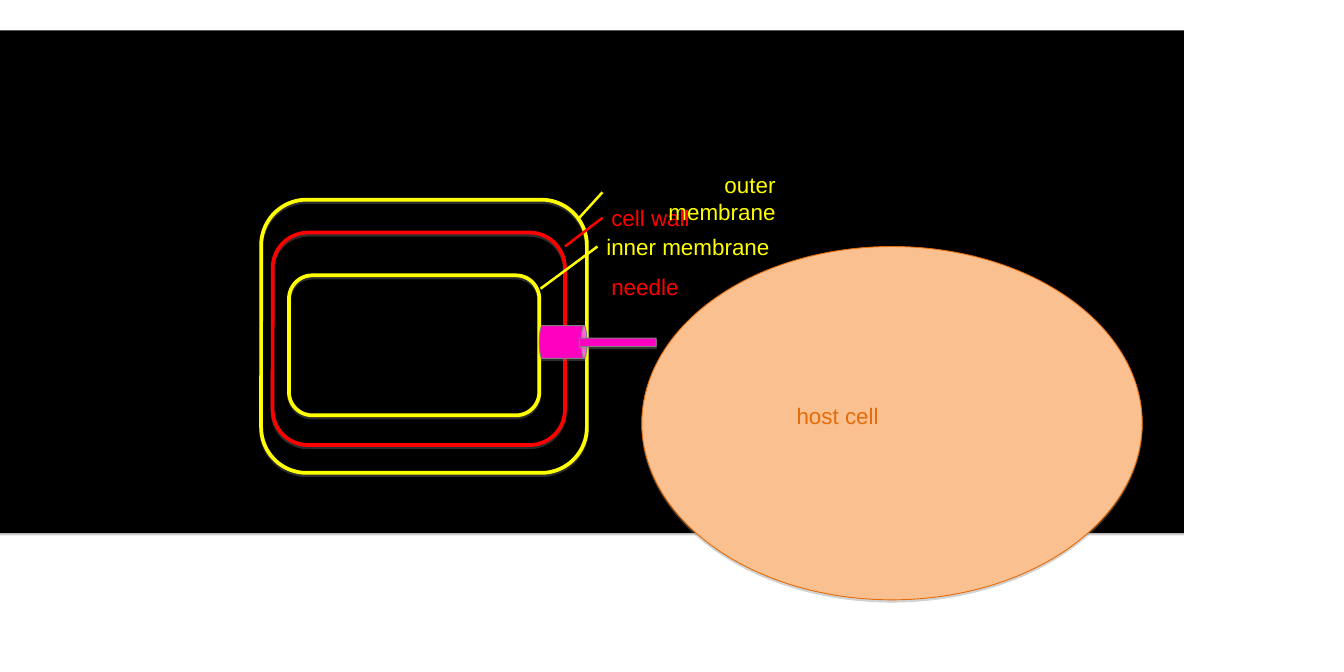
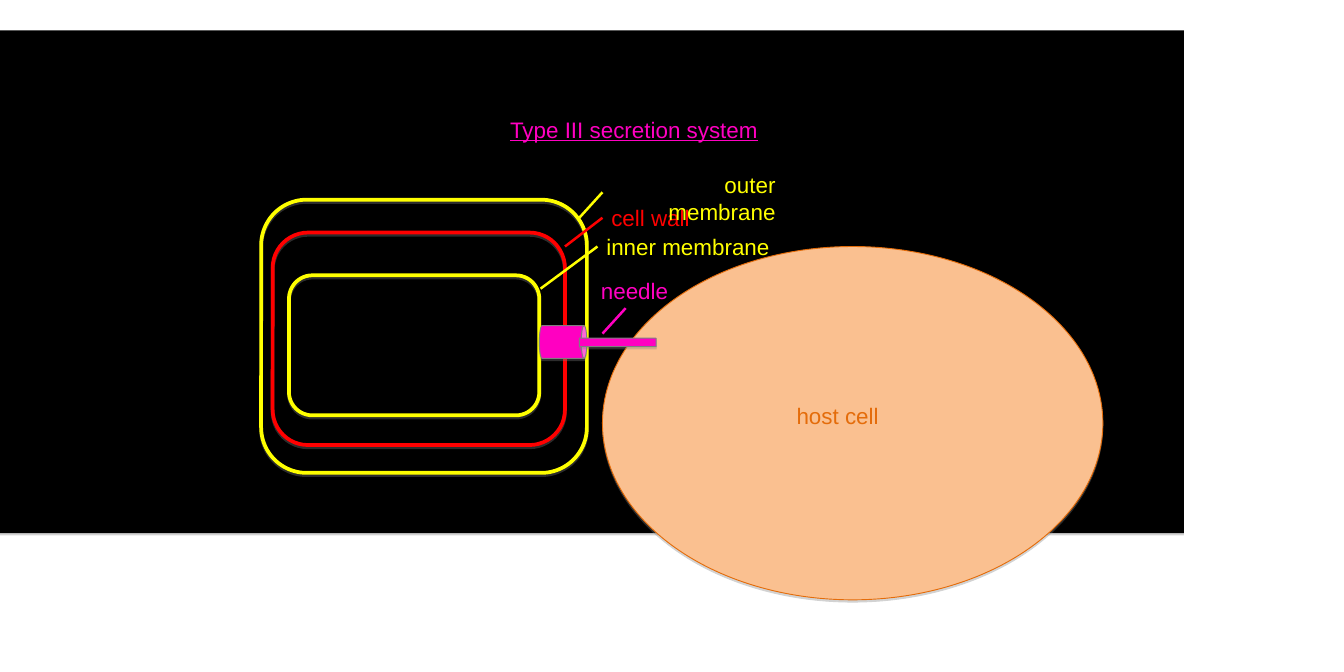
Before and after one commit to ericminikel/cureffi, a slide deck: slide 1 of media/2014/09/genetics-10-diagrams.ppt. Drawn at 1344x672 pixels with LibreOffice and Linux fonts; fonts in the diff are those of the drawing. Boxes give left, top, right and bottom in pixels: in the first picture for what was removed or moved away, otherwise in the second. Text is boxed around its words. In the diff, an @@ line names an element or a change of style, - is before the commit and + after.

Commit message:
clicked save

```diff
--- a/media/2014/09/genetics-10-diagrams.ppt
+++ b/media/2014/09/genetics-10-diagrams.ppt
@@ text added at box(510, 121, 758, 143), 18 pt, text #FF00C1, underline @@
+Type III secretion system
@@ ellipse: place and size @@
-ellipse at box(642, 246, 1142, 599)
+ellipse at box(602, 246, 1103, 599)
@@ text "needle": place and size @@
-text "needle" at box(611, 278, 678, 296)
+text "needle" at box(601, 282, 668, 304)
@@ text "needle" at box(601, 282, 668, 304): text colour #FF0000 to #FF00C1 @@
@@ line added from (602, 333) to (625, 308), #FF00C1 2.01 pt @@
```
